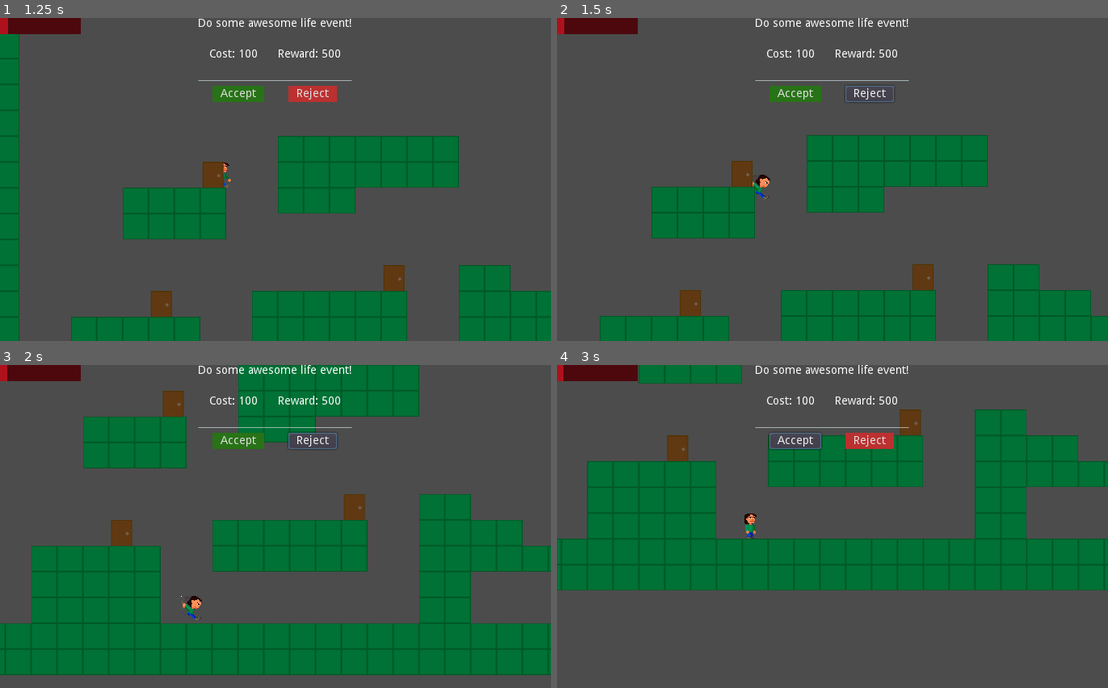
Above: before the commit, frames 1-4 (two rows, left to right).
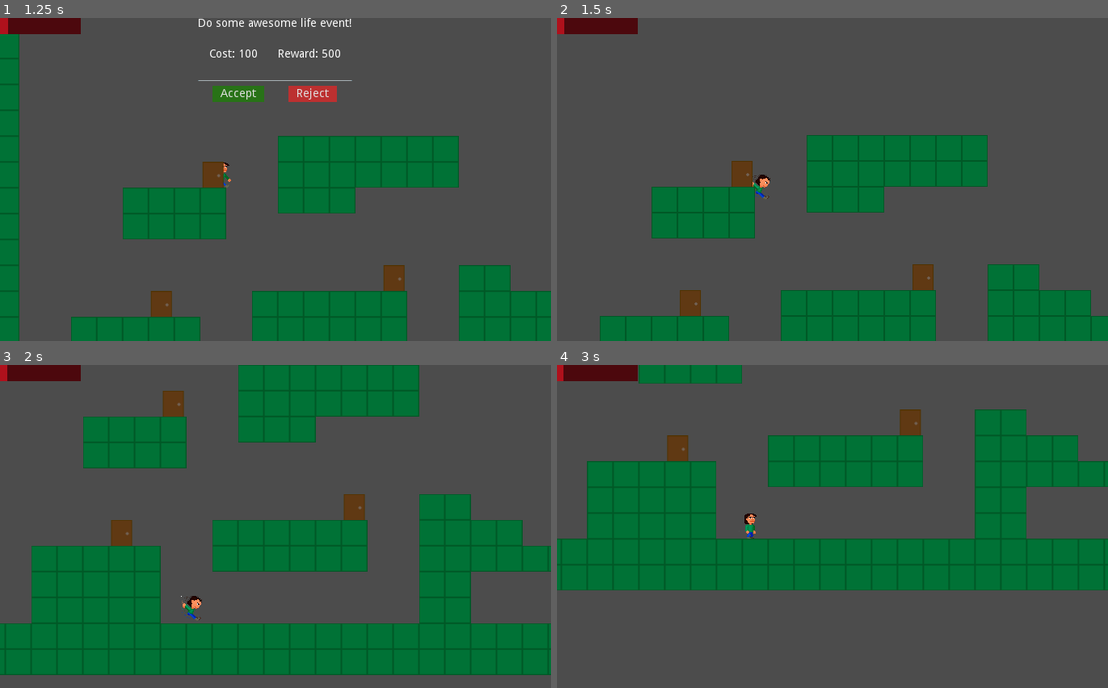
Above: after the commit, the same moments.

Repository: Jantho1990/ld44-janus
Game: Godot game, scene res://screens/MainGame.tscn
Same seed, same stepped clock (60 frames per second), same inputs: the game is played once before the commit and once after it.
Inputs (mouse positions are in pixels of both pictures, inside the frame that each line leads up to):
- Up to frame 1 (1.25 s): tap Enter (ui_accept) at 0.5, 0.77 s; hold Right (ui_right) from 0.53 s (still down); tap E (interact) at 0.6 s
- Up to frame 2 (1.5 s): release Right (ui_right) at 1.25 s; click "Reject" at 1.25 s
- Up to frame 3 (2 s): no input
- Up to frame 4 (3 s): click (793, 442) at 2 s, where only the run before the commit has a clickable "Accept"; click (793, 442) at 2.75 s, where only the run before the commit has a clickable "Accept"

Frame 1 is identical in both runs. In frame 2, 1.2% of the frame differs, in the area x 35-64%, y 0-26%; in frame 3, 1.3%; in frame 4, 1.5%, in the area x 35-64%, y 0-27%.

Commit message:
life event disappears when you reject it

Diff:
--- a/systems/life_events/LifeEvent.gd
+++ b/systems/life_events/LifeEvent.gd
@@ -15,3 +15,6 @@
 	text_value.text = text
 	cost_value.text = String(cost)
 	reward_value.text = String(reward)
+
+func _on_Reject_pressed():
+	get_parent().reject_life_event()
--- a/systems/life_events/LifeEvent.tscn
+++ b/systems/life_events/LifeEvent.tscn
@@ -101,7 +101,7 @@
 custom_constants/separation = 30
 alignment = 1
 
-[node name="Button" type="Button" parent="MarginContainer/CenterContainer/VBoxContainer/Choices"]
+[node name="Accept" type="Button" parent="MarginContainer/CenterContainer/VBoxContainer/Choices"]
 margin_left = 19.0
 margin_right = 83.0
 margin_bottom = 20.0
@@ -114,3 +114,5 @@
 margin_bottom = 20.0
 custom_styles/normal = SubResource( 2 )
 text = "Reject"
+
+[connection signal="pressed" from="MarginContainer/CenterContainer/VBoxContainer/Choices/Reject" to="." method="_on_Reject_pressed"]
--- a/systems/life_events/LifeEventsHandler.gd
+++ b/systems/life_events/LifeEventsHandler.gd
@@ -17,6 +17,7 @@
 ###
 var life_events = [] setget _private_set
 var life_event_active = false setget _private_set
+var current_life_event
 
 func _private_set(_throwaway_):
 	print("Private set: " + get_class())
@@ -57,6 +58,10 @@
 	life_events.push_back(data)
 
 func display(event_name): # Display a new life event on screen.
+	# Ensure we have no active life events
+	if life_event_active:
+		remove_life_event()
+
 	var life_event_data
 	for le in life_events:
 		if le.event_name == event_name:
@@ -69,7 +74,16 @@
 	life_event.reward = life_event_data.reward
 
 	add_child(life_event)
+	current_life_event = life_event
 	life_event_active = true
 
 func on_Door_accessed(data):
 	display("LifeEventTest1")
+
+func reject_life_event():
+	remove_life_event()
+	print("Life event rejected!")
+
+func remove_life_event():
+	remove_child(current_life_event)
+	life_event_active = false
